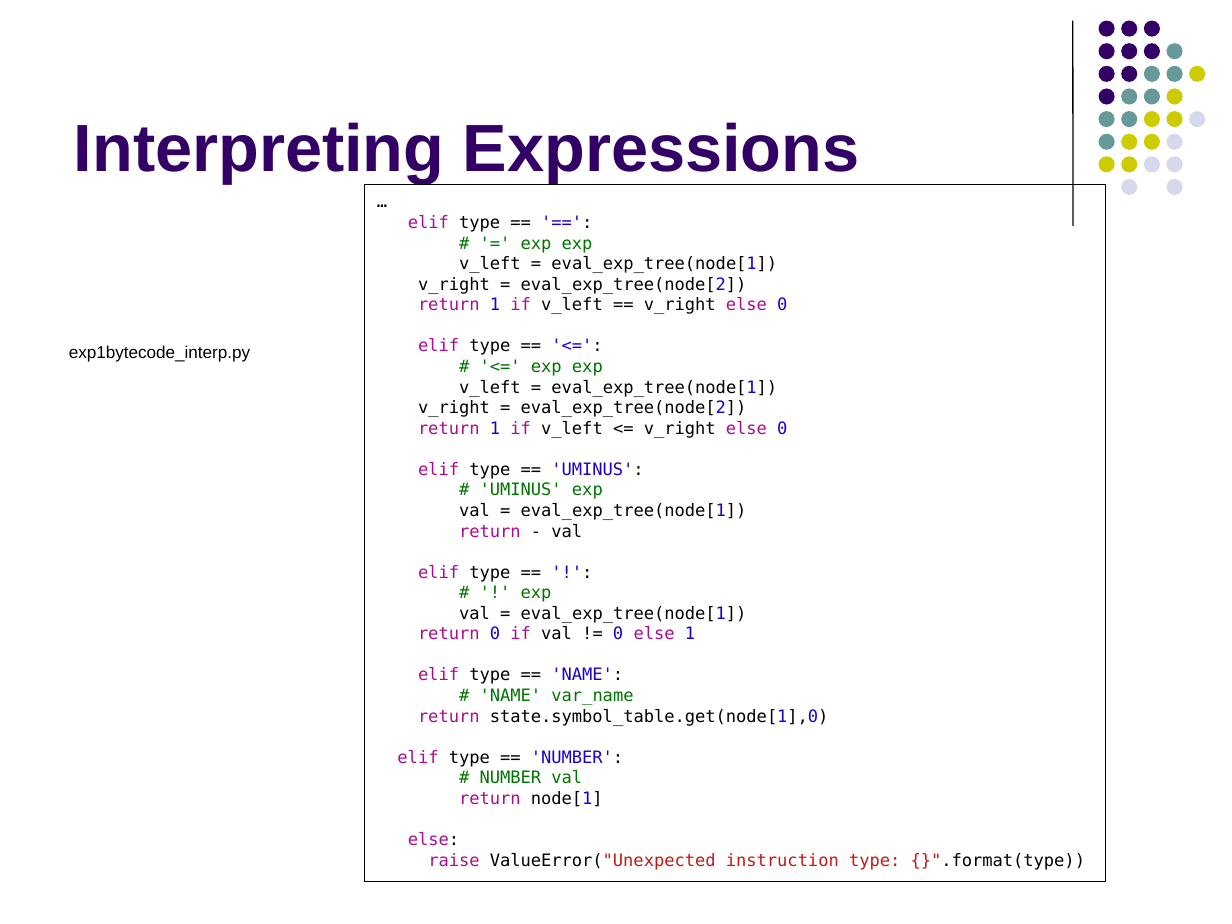
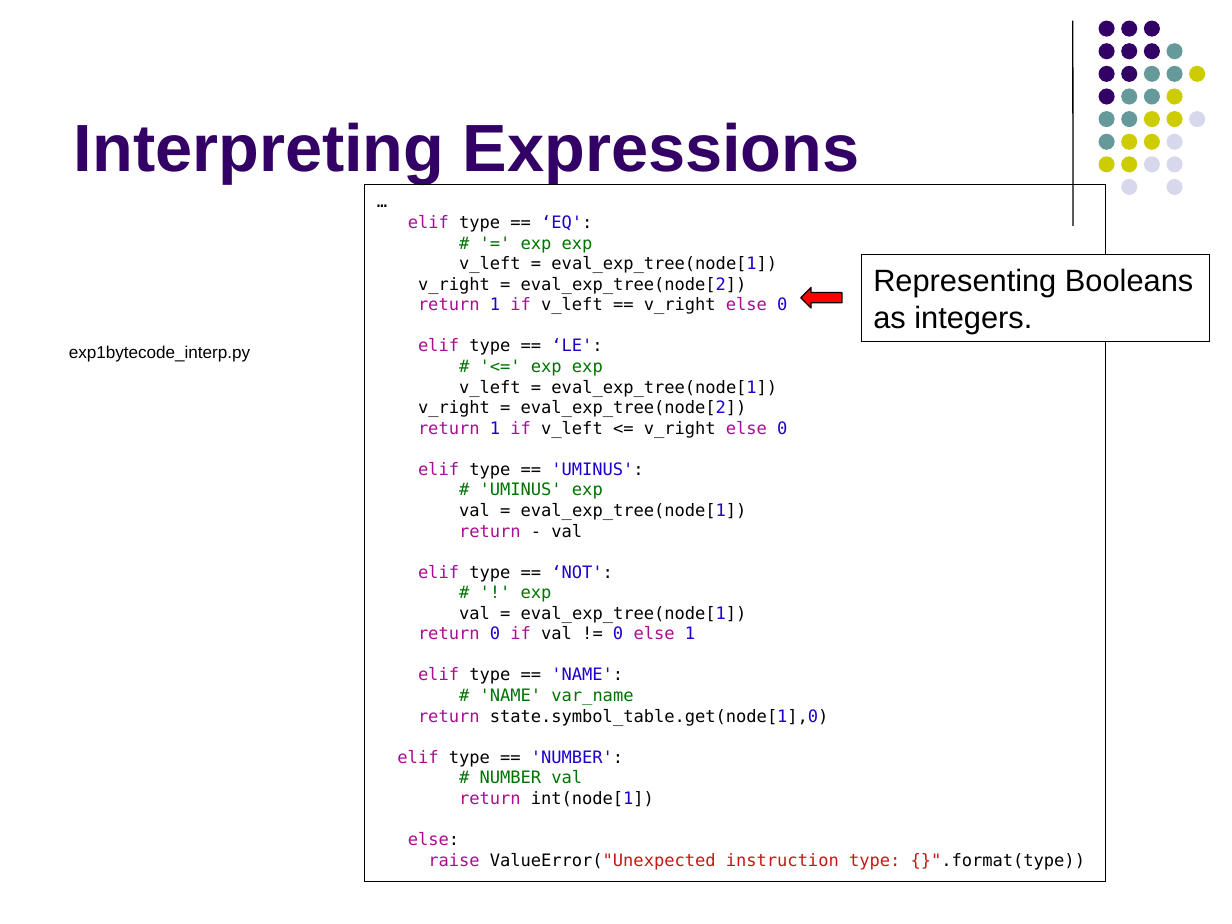
Before and after one commit to lutzhamel/CSC402, a slide deck: slide 61 of notes/csc402-ln005.pptx (slide 60 before the commit). Drawn at 1232x924 pixels with LibreOffice and Linux fonts; fonts in the diff are those of the drawing. Boxes give left, top, right and bottom in pixels: in the first picture for what was removed or moved away, otherwise in the second. Text is boxed around its words. In the diff, an @@ line names an element or a change of style, - is before the commit and + after.

```diff
--- a/notes/csc402-ln005.pptx
+++ b/notes/csc402-ln005.pptx
@@ text in rectangle at [408,215,592,232]: text changed @@
-elif type == '==':
+elif type == ‘EQ':
@@ rectangle added at [861,254,1209,341], fill #FFFFFF, outline #000000 0.75 pt, 18 pt, text #000000 @@
+Representing Booleans
+as integers.
@@ left arrow added at [801,287,841,308], fill #FF0000, outline #000000 0.75 pt @@
@@ text in rectangle at [418,338,602,355]: text changed @@
-elif type == '<=':
+elif type == ‘LE':
@@ text in rectangle at [418,565,613,582]: text changed @@
-elif type == '!':
+elif type == ‘NOT':
@@ text in rectangle at [459,791,654,807]: text changed; text colour #AA0D91 to #000000 @@
-return node[1]
+return int(node[1])
```
Also in this commit, not shown: 10 other slides changed, 10 slides added, 9 slides removed, 3 other files.
